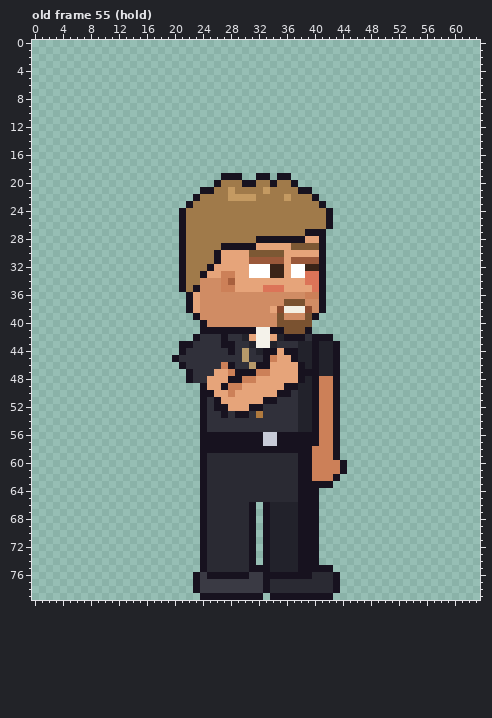
Pixel-art file -- sprites/expo/expo_priest_right_anim.aseprite. Above, as it was before the edit.
64x80 pixels, 123 frames. Colours within 5 levels of each other are drawn and written as one. Shown: old frame 55 (hold). The commit also changed other frames, which this record leaves out.
The same view after the edit:
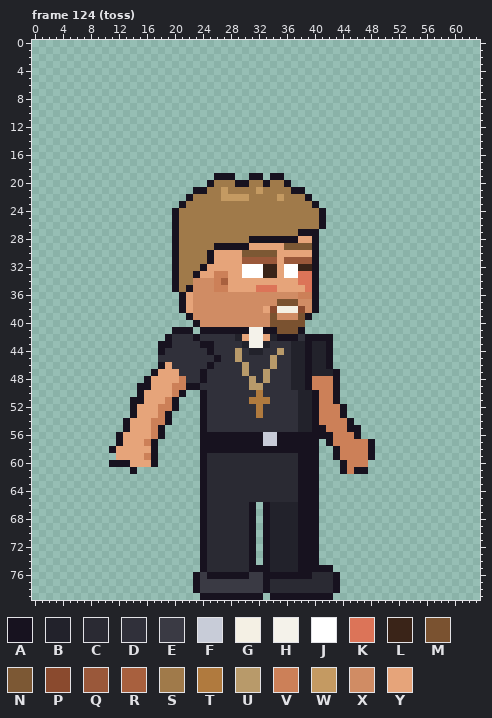
Palette (. is transparent): A #17121f  B #22222b  C #2a2a33  D #30303a  E #3a3a44  F #c8ccd8  G #f4f0e4  H #f4f2ea  J #ffffff  K #dc7458  L #3a2418  M #7a5230  N #7c5834  P #8a4a2e  Q #9a583a  R #a8603e  S #a07a4a  T #b07a3e  U #b89a6a  V #cc8058  W #c49a62  X #d08c64  Y #e6a47a
A new or re-ordered frame is compared with the old frame closest to it.
Difference:
frames 123 -> 129
--- frame 124 (toss) is new; against old frame 55 (hold)
@@ x 9..50 @@
 18 ..........................................
-19 ..................AAA..AA.AA..............
-20 .................ASSSAASSASSA.............
-21 ...............AASSWSSSSWSSSSAA...........
-22 ..............ASSSSWWWWSSSSWSSSA..........
-23 .............ASSSSSSSSSSSSSSSSSSA.........
-24 ............ASSSSSSSSSSSSSSSSSSSSA........
-25 ............ASSSSSSSSSSSSSSSSSSSSA........
-26 ............ASSSSSSSSSSSSSSSSSSSSA........
-27 ............ASSSSSSSSSSSSSSSSSAAA.........
-28 ............ASSSSSSSSSSAAAAAAAYYA.........
-29 ............ASSSSSAAAAAYYYYYNNNNA.........
-30 ............ASSSSAYYYYNNNNNYYYYYA.........
-31 ............ASSSSAYYYYQQQQQYQQQQA.........
-32 ............ASSSAYYYYYJJJLLYJJLLA.........
-33 ............ASSAYYVVYYJJJLLYJJKKA.........
-34 ............ASSXXXVRYYYYYYYYYYKKA.........
-35 ............ASAXXXVVYYYYKKKYYYYKA.........
-36 .............AYXXXXXXXXXXXXXXXVVA.........
-37 .............AYXXXXXXXXXXXXMMMXXA.........
-38 .............AYXXXXXXXXXXYPGGGPXA.........
-39 ..............AXXXXXXXXXXXMXXXMA..........
-40 ...............AXXXXXXXXXXMMMMM...........
-41 ...............AAAAAAAAHHAAMMMA...........
-42 ..............ADDDADDBYHHYBAAADAAA........
-43 ............AADDDDAADDBHHBDDDBBABBA.......
-44 ............ADDDDDDADUDBAAYAABBABBA.......
-45 ...........ADDDDDDDDDUDDAVYYABBABBA.......
-46 ............ADDDDDVADDUAAYYYYABABBA.......
-47 .............ADDDYYVAAAVVYYYYAAABBA.......
-48 .............ADDYYYAAVVYYYYYYABAVVA.......
-49 ...............AYYAVVYYYYYYAABBAVVA.......
-50 ...............AAYYVYYYYYYAADBBAVVA.......
-51 ...............ADAYYYYYYAADDDBBAVVA.......
-52 ...............ADAAYYYAADDDDDBBAVVA.......
-53 ...............ADDADAADTDDDDDBBAVVA.......
-54 ...............ADDDDDDDDDDDDDBBAVVA.......
-55 ...............ADDDDDDDDDDDDDBBAVVA.......
-56 ...............AAAAAAAAAFFAAAAAAVVA.......
-57 ...............AAAAAAAAAFFAAAAAAVVA.......
-58 ...............AAAAAAAAAAAAAAAAVVVA.......
-59 ...............ACCCCCCCCCCCCCAAVVVA.......
-60 ...............ACCCCCCCCCCCCCAAVVVVA......
-61 ...............ACCCCCCCCCCCCCAAVVVVA......
-62 ...............ACCCCCCCCCCCCCAAVVVA.......
-63 ...............ACCCCCCCCCCCCCAAAAA........
+19 .................AAA..AA.AA...............
+20 ................ASSSAASSASSA..............
+21 ..............AASSWSSSSWSSSSAA............
+22 .............ASSSSWWWWSSSSWSSSA...........
+23 ............ASSSSSSSSSSSSSSSSSSA..........
+24 ...........ASSSSSSSSSSSSSSSSSSSSA.........
+25 ...........ASSSSSSSSSSSSSSSSSSSSA.........
+26 ...........ASSSSSSSSSSSSSSSSSSSSA.........
+27 ...........ASSSSSSSSSSSSSSSSSAAA..........
+28 ...........ASSSSSSSSSSAAAAAAAYYA..........
+29 ...........ASSSSSAAAAAYYYYYNNNNA..........
+30 ...........ASSSSAYYYYNNNNNYYYYYA..........
+31 ...........ASSSSAYYYYQQQQQYQQQQA..........
+32 ...........ASSSAYYYYYJJJLLYJJLLA..........
+33 ...........ASSAYYVVYYJJJLLYJJKKA..........
+34 ...........ASSXXXVRYYYYYYYYYYKKA..........
+35 ...........ASAXXXVVYYYYKKKYYYYKA..........
+36 ............AYXXXXXXXXXXXXXXXVVA..........
+37 ............AYXXXXXXXXXXXXMMMXXA..........
+38 ............AYXXXXXXXXXXYPGGGPXA..........
+39 .............AXXXXXXXXXXXMXXXMA...........
+40 ..............AXXXXXXXXXXMMMMM............
+41 ...........AAA.AAAAAAAHHAAMMMA............
+42 ..........ADDDADDDDDBYHHYBAAADAAAA........
+43 .........AADDDDAADDDDBHHBDDDBBABBA........
+44 .........ADDDDDDADDDUDBBDDUDBBABBA........
+45 .........DDDDDDDDADDUDDDDUDDBBABBA........
+46 .........AYDDDDDADDDDUDDDUDDBBABBA........
+47 ........AYYYDDDADDDDDUDDUDDDBBABBBA.......
+48 .......AYYYYVDDADDDDDDUDUDDDBBAVVVA.......
+49 ......AAYYYVVAADDDDDDDUUDDDDBBAVVVA.......
+50 ......AYYYYVA..ADDDDDDDTDDDDDBBAVVA.......
+51 .....AAYYYVA...ADDDDDDTTTDDDDBBAVVA.......
+52 .....AYYYVVA...ADDDDDDDTDDDDDBBAVVVA......
+53 .....AYYYVA....ADDDDDDDTDDDDDBBAVVVA......
+54 ....AYYYVVA....ADDDDDDDDDDDDDBBAVVVVA.....
+55 ....AYYYVA.....ADDDDDDDDDDDDDBBAAVVVAA....
+56 ...AYYYYVA.....AAAAAAAAAFFAAAAAAAAVVVA....
+57 ...AYYYVA......AAAAAAAAAFFAAAAAA.AVVVVVA..
+58 ..AYYYYYA......AAAAAAAAAAAAAAAAA..AVVVVA..
+59 ...YYYYVA......ACCCCCCCCCCCCCAAA..AVVVVA..
+60 ..AAAYYYA......ACCCCCCCCCCCCCAAA...AVVV...
+61 .....A.........ACCCCCCCCCCCCCAAA...AVAA...
+62 ...............ACCCCCCCCCCCCCAAA..........
+63 ...............ACCCCCCCCCCCCCAAA..........
 64 ...............ACCCCCCCCCCCCCAAA..........
Boxes around the changes in both pictures, in picture pixels (x1, y1, x2, y2):
changed: (109, 173, 375, 488)
